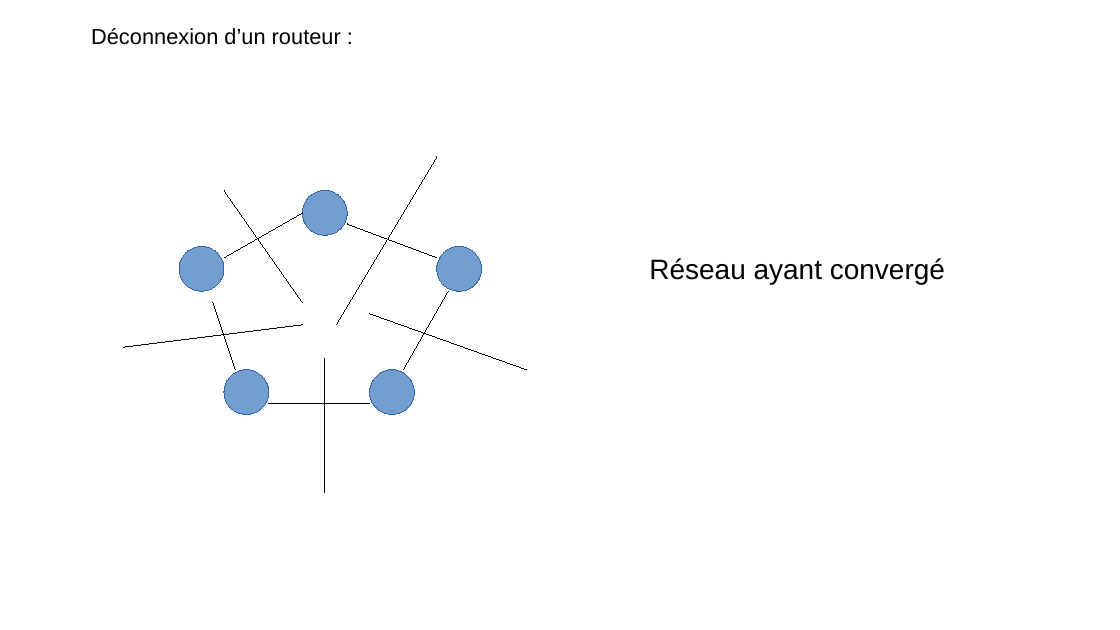
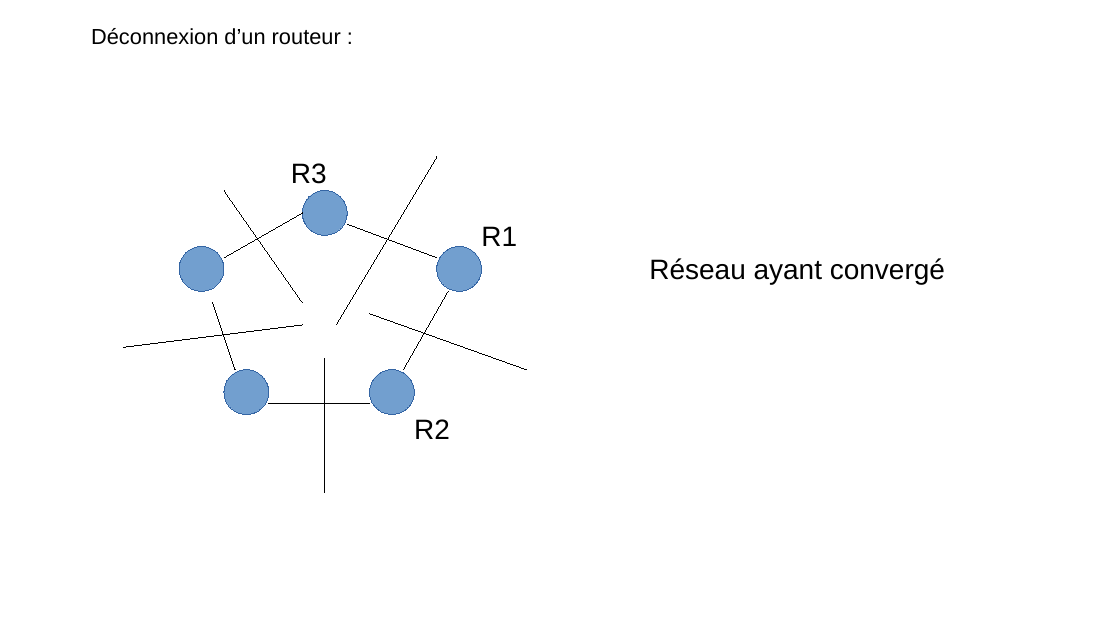
Before and after one commit to Sinvers/network, a slide deck: slide 26 of PresentationTIPE.odp (slide 24 before the commit). Drawn at 1120x630 pixels with LibreOffice and Linux fonts; fonts in the diff are those of the drawing. Boxes give left, top, right and bottom in pixels: in the first picture for what was removed or moved away, otherwise in the second. Text is boxed around its words. In the diff, an @@ line names an element or a change of style, - is before the commit and + after.

```diff
--- a/PresentationTIPE.odp
+++ b/PresentationTIPE.odp
@@ text added at [291, 163, 327, 184], 18 pt, text #000000 @@
+R3
@@ text added at [481, 226, 517, 246], 18 pt, text #000000 @@
+R1
@@ text added at [414, 419, 450, 439], 18 pt, text #000000 @@
+R2
```
Also in this commit, not shown: 10 other slides changed, 3 slides added, 1 other file.
